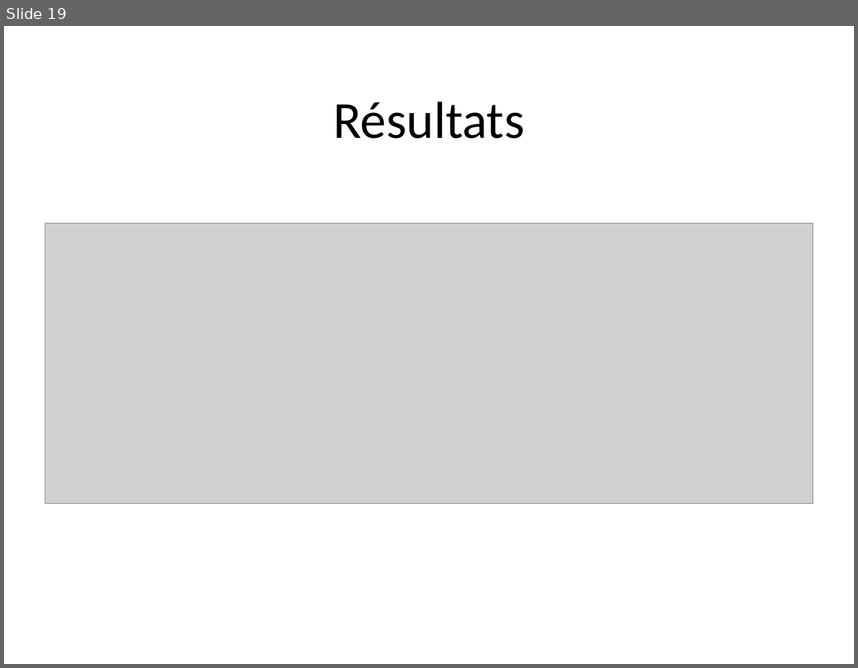
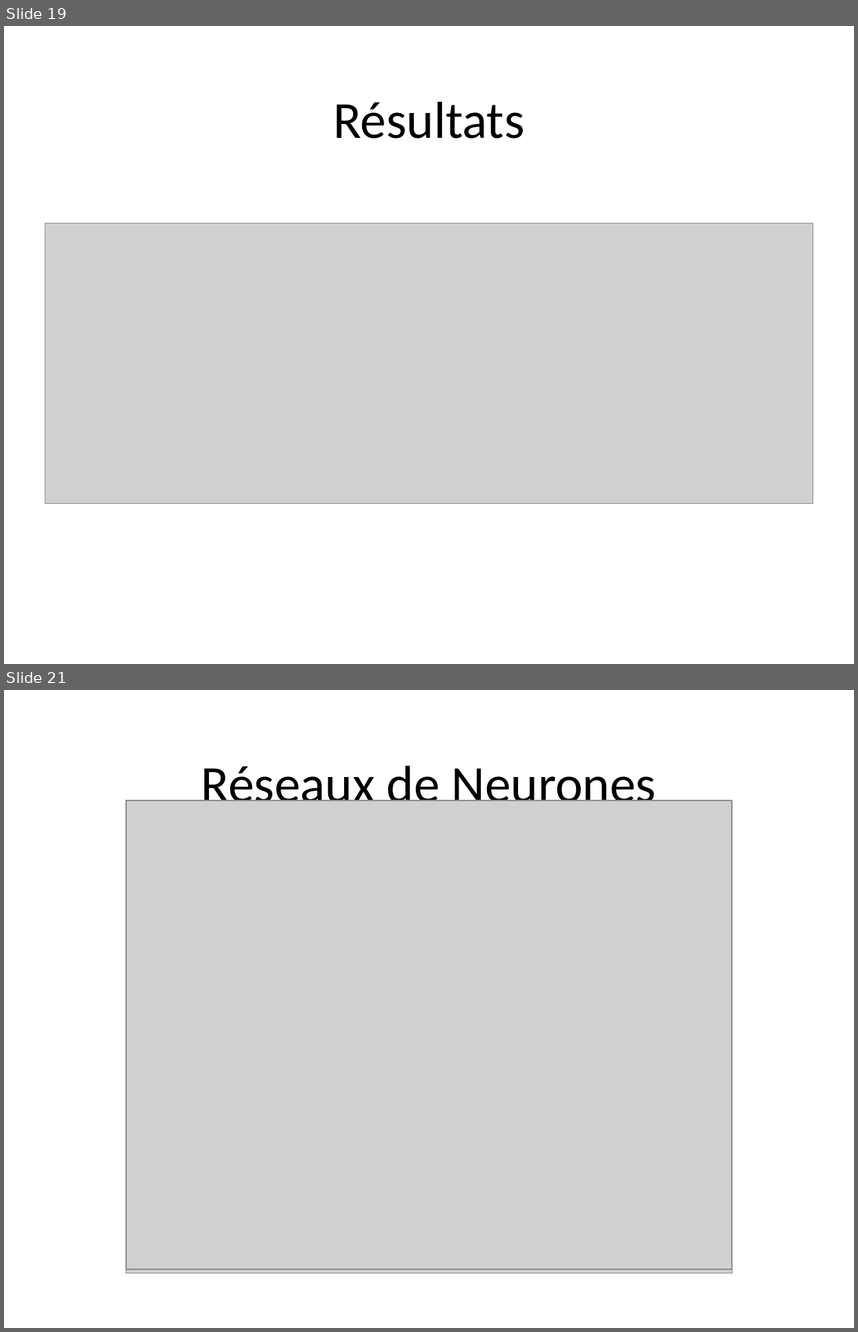
Before and after one commit to staufga0/DM_Project, a slide deck: Data Mining Presentation.pptm. Shown one above the other, each under a label of ours: slide 19 before the commit, slides 19 and 21 after it; the slides between them are not shown. The pictures are 858x668 and 858x1332 pixels, drawn with LibreOffice and Linux fonts; fonts in the diff are those of the drawing; grey boxes stand for pictures. Boxes give left, top, right and bottom in pixels: in the first picture for what was removed or moved away, otherwise in the second. Text is boxed around its words. In the diff, an @@ line names an element or a change of style, - is before the commit and + after.

```diff
--- a/Data Mining Presentation.pptm
+++ b/Data Mining Presentation.pptm
@@ slide 21 added at <box>4,690,854,1328</box>, background #FFFFFF @@
@@ title added at <box>201,765,657,814</box>, 44 pt, text #000000 @@
+Réseaux de Neurones
@@ picture added at <box>125,803,733,1272</box> @@
@@ picture added at <box>126,800,733,1269</box> @@
```
Also in this commit, not shown: 9 other slides added.
